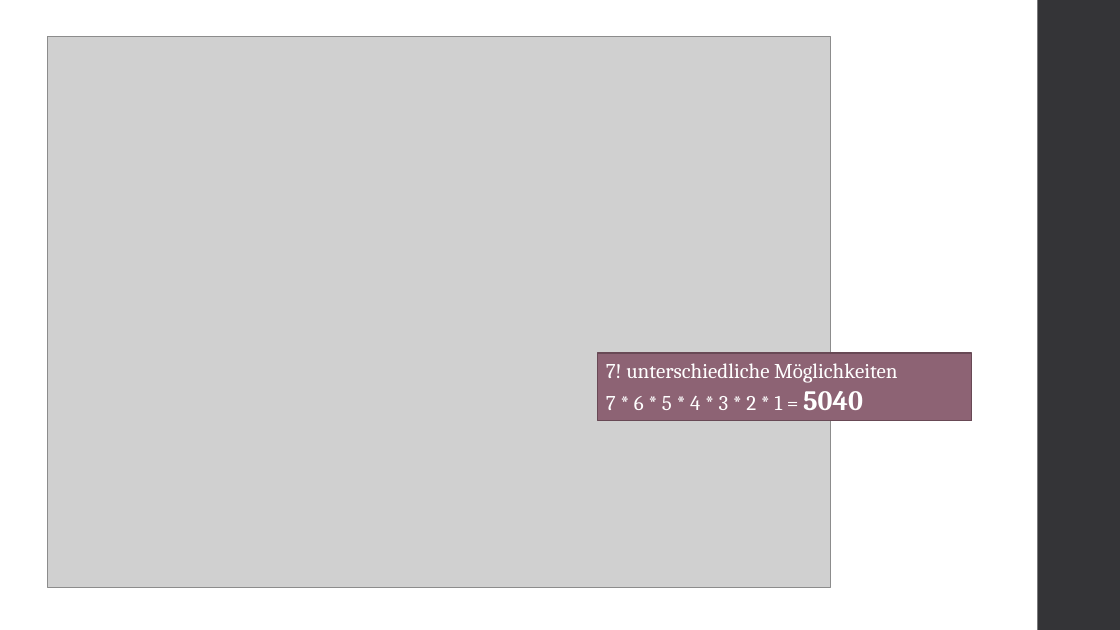
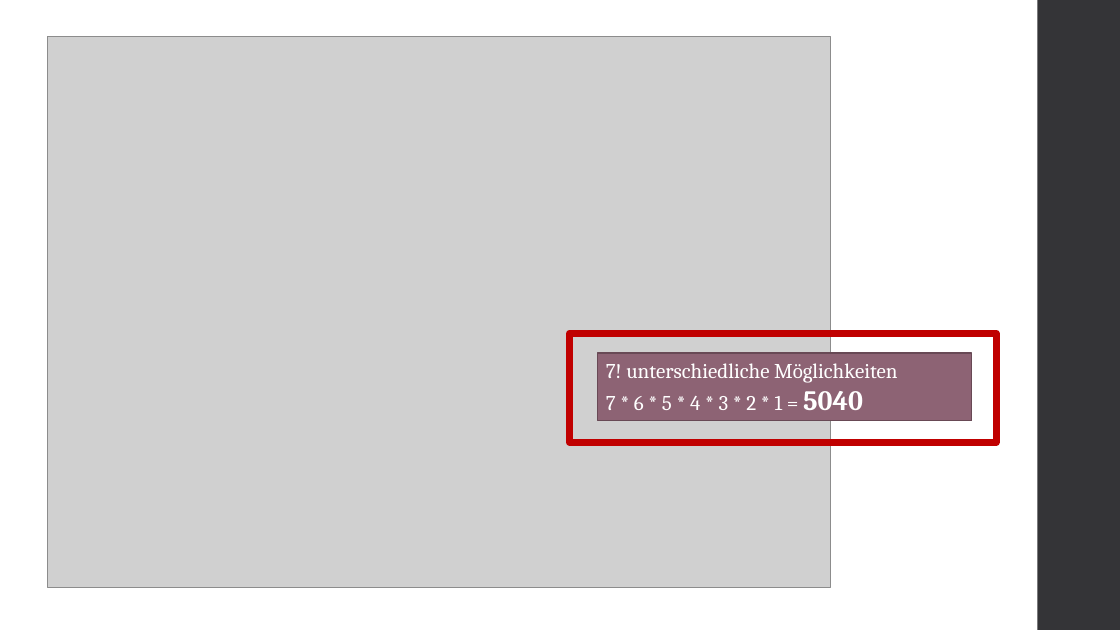
Before and after one commit to atalantus/BwInf36_Runde02, a slide deck: slide 19 of Aufgabe01_Praesentation.pptx. Drawn at 1120x630 pixels with LibreOffice and Linux fonts; fonts in the diff are those of the drawing; grey boxes stand for pictures. Boxes give left, top, right and bottom in pixels: in the first picture for what was removed or moved away, otherwise in the second. Text is boxed around its words. In the diff, an @@ line names an element or a change of style, - is before the commit and + after.

```diff
--- a/Aufgabe01_Praesentation.pptx
+++ b/Aufgabe01_Praesentation.pptx
@@ rectangle added at box(570, 334, 996, 443), outline #C00000 6 pt @@
```
Also in this commit, not shown: 1 other slide changed.
